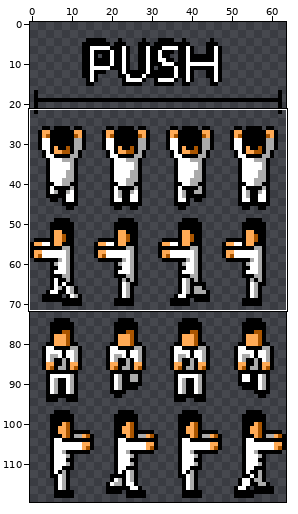
File history of a sprite sheet, Client/Texture/Player/Push.png. Above: a wide view before the commit, with the close-up outlined.
Close-up. Before:
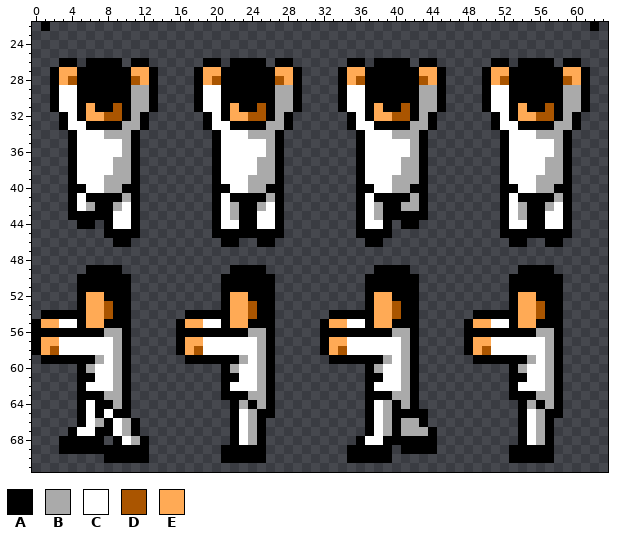
The file is 64x120 pixels. Colours within 5 levels of each other are drawn and written as one. Shown: x 0..63, y 22..71. The commit also changed other parts of the picture, which this record leaves out.
Palette (. is transparent): A #000000  B #aaaaaa  C #ffffff  D #aa5500  E #ffaa55
New version:
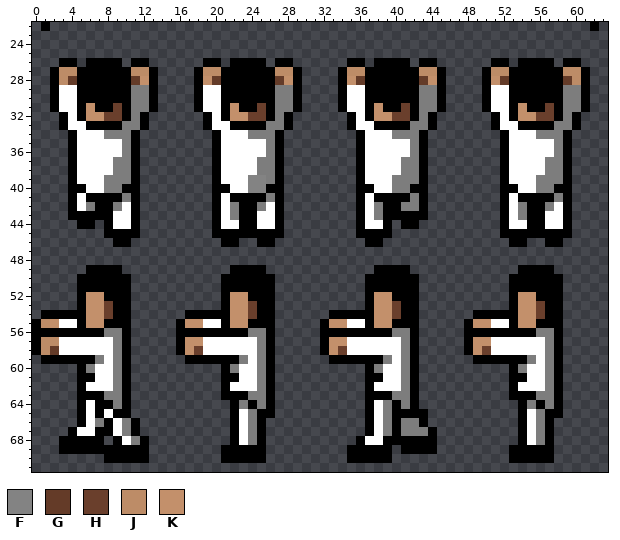
Colours new in this view: F #838383  G #643b28  H #6a3f2c  J #bd8c67  K #c3906b
Difference:
colour B: #aaaaaa -> #7d7d7d
y 27: x 3..4 EE -> JJ; x 11..12 EE -> JJ; x 19..20 EE -> JJ; x 27..28 EE -> JJ; x 35..36 EE -> JJ; x 43..44 EE -> JJ; x 51..52 EE -> JJ; x 59..60 EE -> JJ
y 28: x 3..4 ED -> JG; x 11..12 DE -> GK; x 19..20 ED -> KG; x 27..28 DE -> GK; x 35..36 ED -> KG; x 43..44 DE -> GK; x 51..52 ED -> KG; x 59..60 DE -> GJ
y 31: x 6 E -> K; x 9 D -> H; x 22 E -> K; x 25 D -> H; x 38 E -> K; x 41 D -> H; x 54 E -> K; x 57 D -> H
y 32: x 6..9 EEDD -> KKHH; x 22..25 EEDD -> KKHH; x 38..41 EEDD -> KKHH; x 54..57 EEDD -> KKHH
y 39..40: x 24..25 BB -> FF
y 52: x 6..7 EE -> KK; x 22..23 EE -> KK; x 38..39 EE -> KK; x 54..55 EE -> KK
y 53..54: x 6..8 EED -> KKH; x 22..24 EED -> KKH; x 38..40 EED -> KKH; x 54..56 EED -> KKH
y 55: x 1..2 EE -> JK; x 6..7 EE -> KK; x 17..18 EE -> KK; x 22..23 EE -> KK; x 33..34 EE -> KK; x 38..39 EE -> KK; x 49..50 EE -> KK; x 54..55 EE -> KK
y 57: x 1..2 EE -> JJ; x 17..18 EE -> KK; x 33..34 EE -> KK; x 49..50 EE -> KK
y 58: x 1..2 ED -> JG; x 17..18 ED -> KH; x 33..34 ED -> KH; x 49..50 ED -> KH
